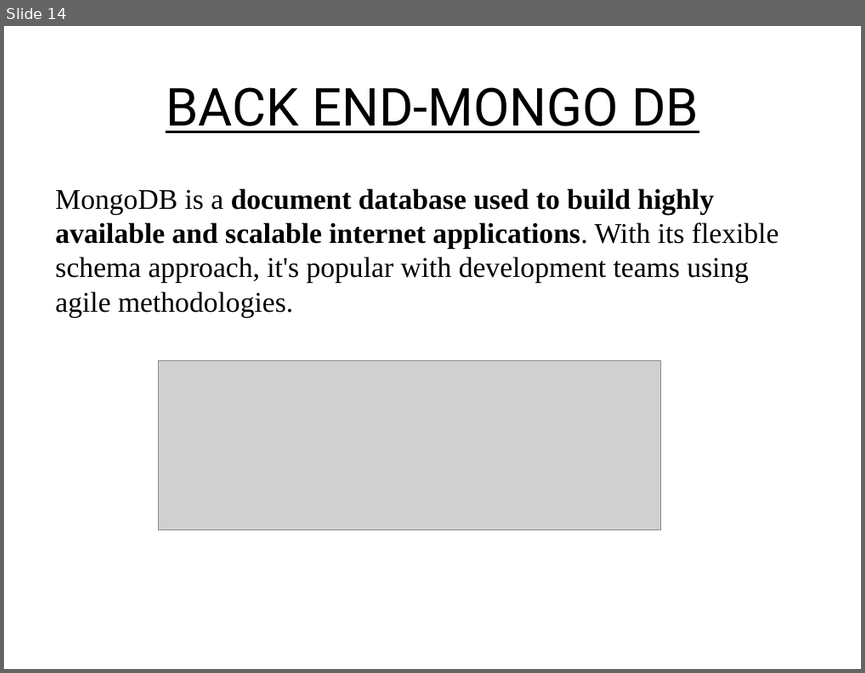
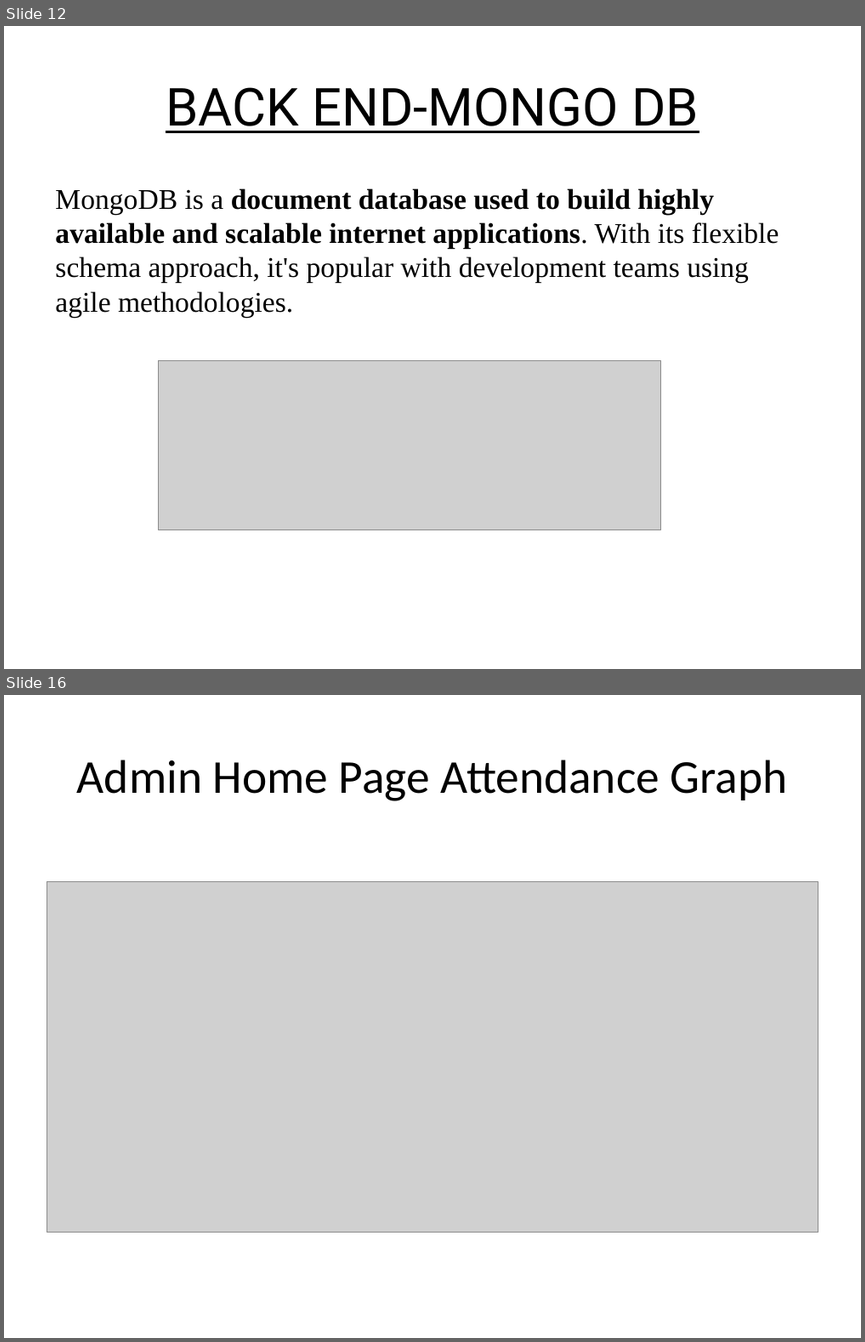
Before and after one commit to Srivathssan-Vijayakumar/SPD_Website, a slide deck: Mentor-Mentee-Portal/SPD Presentation/SPD Presentation.pptx. Shown one above the other, each under a label of ours: slide 14 before the commit, slides 12 and 16 after it; the slides between them are not shown. The pictures are 865x673 and 865x1342 pixels, drawn with LibreOffice and Linux fonts; fonts in the diff are those of the drawing; grey boxes stand for pictures. Boxes give left, top, right and bottom in pixels: in the first picture for what was removed or moved away, otherwise in the second. Text is boxed around its words. In the diff, an @@ line names an element or a change of style, - is before the commit and + after.

```diff
--- a/Mentor-Mentee-Portal/SPD Presentation/SPD Presentation.pptx
+++ b/Mentor-Mentee-Portal/SPD Presentation/SPD Presentation.pptx
@@ slide 16 added at bbox=[4, 695, 861, 1338], background #FFFFFF @@
@@ title added at bbox=[77, 760, 788, 801], 39.6 pt, text #000000 @@
+Admin Home Page Attendance Graph
@@ picture added at bbox=[46, 882, 818, 1232] @@
@@ what was slide 14 is now slide 12 @@
```
Also in this commit, not shown: 5 slides changed, 29 other slides added, 3 slides removed, 1 other file.
